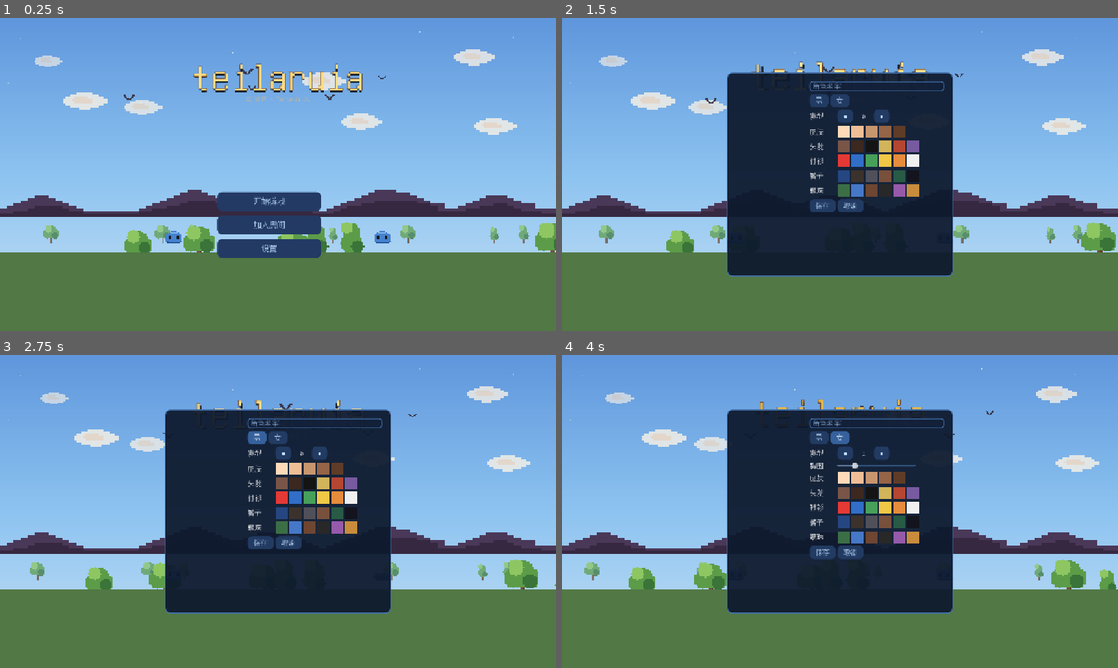
Above: before the commit, frames 1-4 (two rows, left to right).
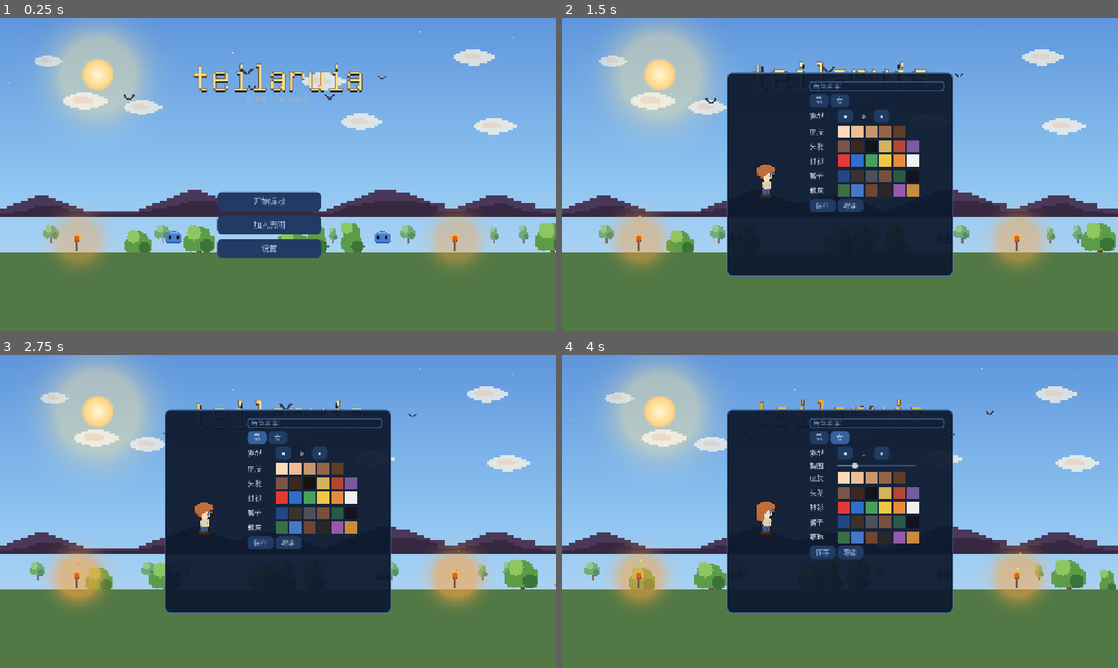
Above: after the commit, the same moments.

Repository: Nornttyy/tielaruia
Game: Godot game, scene res://scenes/main.tscn
Same seed, same stepped clock (60 frames per second), same inputs: the game is played once before the commit and once after it.
Inputs (mouse positions are in pixels of both pictures, inside the frame that each line leads up to):
- Up to frame 1 (0.25 s): no input
- Up to frame 2 (1.5 s): click "开始游戏" at 0.5 s; click "＋ 捏个新角色" at 1.25 s
- Up to frame 3 (2.75 s): click "男" at 2 s
- Up to frame 4 (4 s): tap Enter at 2.75 s; move the mouse to (962, 495) at 2.77 s; hold D (move_right) 2.78-3.5 s; tap E (interact) at 2.85 s; click (962, 495) at 2.92 s; tap Space (jump) at 3.02, 3.32 s; click "女" at 3.5 s

The runs differ from the first frame. In frame 1, 7.1% of the frame differs, in the area x 8-87%, y 1-80%; in frame 2, 8.2%; in frame 3, 8.9%, in the area x 7-88%, y 0-81%; in frame 4, 8.1%.
Error before the commit: Parse Error: Preload file "res://scripts/art/villager_art.gd" does not exist. (res://scripts/autoload/art_cache.gd:17)

Commit message:
refactor(npc): 移除村民 NPC 残留引用 — 修被并发删档留下的悬空 preload
村民文件 (villager_art/villager.gd/villager.tscn/villager_lines/test_villager)
已被前序合并删除, 但 world.gd 等仍引用 → preload 不存在的 villager.tscn = 坏 HEAD。
本次清理全部代码引用, 彻底拿掉村民 NPC:
- world.gd: VillagerScene/_spawn_villagers/village_villager_spawns/广播/读档分支
- art_cache: villager_frames; player_action: 走近聊天; save: 不再存村民
- art_preview/loading_screen/dialogue_box: 去村民预览/贴士/注释
村庄房子系统 (village_prefab + villager_offset 数据 + VillagePlacer 盖房) 保留 (休眠)。
存档兼容: restore_entities_from_save 只认 item_drop, 老档村民条目自动跳过。

Co-Authored-By: Claude Opus 4.8 (1M context) <noreply@anthropic.com>

Diff:
--- a/scripts/art_preview.gd
+++ b/scripts/art_preview.gd
@@ -114,18 +114,6 @@
 		add_child(anim)
 		_add_caption("史莱姆 " + slime_anims[i], anim.position + Vector2(0, 12 * SCALE + 4))
 
-	# 村民
-	var villager_x := slime_x + 2 * (16 * SCALE + 24) + 32
-	var v := AnimatedSprite2D.new()
-	v.sprite_frames = ArtCache.villager_frames
-	v.animation = "idle"
-	v.scale = Vector2(SCALE, SCALE)
-	v.centered = false
-	v.position = Vector2(villager_x, origin.y)
-	v.play("idle")
-	add_child(v)
-	_add_caption("村民 idle", v.position + Vector2(0, 24 * SCALE + 4))
-
 
 func _draw_doors(origin: Vector2) -> void:
 	var closed := Sprite2D.new()
--- a/scripts/autoload/art_cache.gd
+++ b/scripts/autoload/art_cache.gd
@@ -14,7 +14,6 @@
 const PlayerArt = preload("res://scripts/art/player_art.gd")
 const SlimeArt = preload("res://scripts/art/slime_art.gd")
 const ZombieArt = preload("res://scripts/art/zombie_art.gd")
-const VillagerArt = preload("res://scripts/art/villager_art.gd")
 const CowArt = preload("res://scripts/art/cow_art.gd")
 const SheepArt = preload("res://scripts/art/sheep_art.gd")
 const PigArt = preload("res://scripts/art/pig_art.gd")
@@ -42,7 +41,6 @@
 var slime_frames: SpriteFrames
 var slime_crown_tex: ImageTexture          # 史莱姆王专属王冠贴图 (贴在头顶)
 var zombie_frames: SpriteFrames
-var villager_frames: SpriteFrames
 var cow_frames: SpriteFrames
 var sheep_frames: SpriteFrames
 var pig_frames: SpriteFrames
@@ -343,7 +341,6 @@
 	slime_frames = SlimeArt.build_sprite_frames()
 	slime_crown_tex = SlimeArt.build_crown_texture()   # 史莱姆王头顶王冠 (单独贴图)
 	zombie_frames = ZombieArt.build_sprite_frames()
-	villager_frames = VillagerArt.build_sprite_frames()
 	cow_frames = CowArt.build_sprite_frames()
 	sheep_frames = SheepArt.build_sprite_frames()
 	pig_frames = PigArt.build_sprite_frames()
--- a/scripts/player/player_action.gd
+++ b/scripts/player/player_action.gd
@@ -2,7 +2,6 @@
 extends Node2D
 
 const ItemDropScene = preload("res://scenes/items/item_drop.tscn")
-const VillagerLines = preload("res://scripts/npc/villager_lines.gd")
 const TILE_SIZE := 12
 const REACH_TILES := 4
 const INVALID_TILE := Vector2i(-1, -1)
@@ -288,13 +287,6 @@
 
 
 func _try_open_workbench_or_close() -> void:
-	# 优先级 1: 附近村民 → 对话
-	var villager = _find_villager_nearby()
-	if villager != null:
-		var db = get_tree().get_first_node_in_group("dialogue_box")
-		if db != null and db.has_method("open"):
-			db.open(VillagerLines.random_line())
-		return
 	# 优先级 2: 鼠标对准 chest tile → 开 chest (E 跟右键同款 — 用户要求)
 	var aim_tile: Vector2i = aim_tile_coord()
 	if in_reach(aim_tile):
@@ -330,17 +322,6 @@
 		cp.open(3)
 	else:
 		cp.open(2)
-
-
-func _find_villager_nearby() -> Node2D:
-	var parent: Node2D = get_parent() as Node2D
-	if parent == null:
-		return null
-	var player_pos: Vector2 = parent.global_position
-	for v in get_tree().get_nodes_in_group("villagers"):
-		if v is Node2D and v.global_position.distance_to(player_pos) <= 2.0 * TILE_SIZE:
-			return v
-	return null
 
 
 func _has_workbench_nearby() -> bool:
--- a/scripts/save/save_data.gd
+++ b/scripts/save/save_data.gd
@@ -60,7 +60,7 @@
 @export var wall_deltas: Dictionary = {}
 # 水下植物: 被水盖住的植物 (退水复原)。结构同 wall_deltas。旧档无此字段 → 默认空, 兼容。
 @export var submerged_plants: Dictionary = {}
-# 实体快照: [{"type": "slime"|"villager"|"item_drop", "position": Vector2, ...}]
+# 实体快照: [{"type": "slime"|"item_drop", "position": Vector2, ...}]
 @export var entities: Array = []
 # 箱子内容: "x,y" (tile world coord) → Array<24>{item_id, count} or null
 @export var chest_contents: Dictionary = {}
--- a/scripts/save/save_manager.gd
+++ b/scripts/save/save_manager.gd
@@ -368,7 +368,7 @@
 		cm._submerged[cx] = inner
 
 
-# 收集 slime/villager/item_drop 位置 + 状态.
+# 收集 slime/item_drop 位置 + 状态.
 func _serialize_entities() -> Array:
 	var out: Array = []
 	for s in get_tree().get_nodes_in_group("slimes"):
@@ -376,8 +376,6 @@
 		if s.is_in_group("boss"):
 			continue
 		out.append({"type": "slime", "pos": s.global_position})
-	for v in get_tree().get_nodes_in_group("villagers"):
-		out.append({"type": "villager", "pos": v.global_position})
 	for d in get_tree().get_nodes_in_group("item_drops"):
 		out.append({
 			"type": "item_drop",
--- a/scripts/ui/dialogue_box.gd
+++ b/scripts/ui/dialogue_box.gd
@@ -1,4 +1,4 @@
-# 村民对话框: open(line) 显示, ESC 关闭. CanvasLayer 默认隐藏.
+# 通用对话框: open(line) 显示, ESC 关闭. CanvasLayer 默认隐藏. (村民 NPC 已移除, 暂无调用方)
 # ESC 通过 _unhandled_input 处理, 消耗事件 (在 PauseMenu 之前一级).
 extends CanvasLayer
 
--- a/scripts/ui/loading_screen.gd
+++ b/scripts/ui/loading_screen.gd
@@ -19,7 +19,7 @@
 	"小贴士: 按 空格 跳跃",
 	"小贴士: 按住 鼠标左键 挖方块",
 	"小贴士: 鼠标右键 (或 F) 放方块 / 吃食物",
-	"小贴士: 按 E 和村民聊天",
+	"小贴士: 走近箱子按 E 打开",
 	"小贴士: 按 数字 1-9 切换热键栏",
 	"小贴士: 走到工作台前点一下打开合成",
 	"小贴士: 砍树就能拿到木头",
--- a/scripts/world/village_placer.gd
+++ b/scripts/world/village_placer.gd
@@ -6,7 +6,7 @@
 const VillagePrefab = preload("res://scripts/world/village_prefab.gd")
 
 
-# 在 anchor 处盖章。返回需要 spawn 村民的世界坐标列表。
+# 在 anchor 处盖章 (只盖房子结构; 村民 NPC 已移除)。
 # 流程: (1) 清出 spawn → 所有屋顶上方一行的整片矩形 (擦树/草, 留出走路 + 头顶空间)
 #       (2) 按每间屋的 grid 盖墙/门。
 static func place(
@@ -14,8 +14,7 @@
 		terrain_layer: TileMapLayer,
 		prefab: Dictionary,
 		anchor: Vector2i
-) -> Array:
-	var villager_spawns: Array = []
+) -> void:
 	# Pass 0: 清整片矩形 - 从 spawn 往右一直到最远屋, 高度从屋顶上方 1 行到 spawn 行
 	_clear_bounding_rect(chunk_manager, terrain_layer, prefab, anchor)
 	for house in prefab.houses:
@@ -44,10 +43,6 @@
 				if tid == Tiles.DOOR:
 					chunk_manager.set_tile(pos.x, pos.y - 1, Tiles.DOOR_MID)
 					chunk_manager.set_tile(pos.x, pos.y - 2, Tiles.DOOR_TOP)
-		if house.get("villager_offset", null) != null:
-			var off = house.villager_offset
-			villager_spawns.append(house_anchor + Vector2i(off[0], off[1]))
-	return villager_spawns
 
 
 # 算出所有屋子的 bounding box, 从 anchor (spawn 列) 起算, 清空内部 (扣掉树/草)。
--- a/scripts/world/world.gd
+++ b/scripts/world/world.gd
@@ -27,7 +27,6 @@
 const MummyScene = preload("res://scenes/entities/mummy.tscn")
 const KingSlimeScene = preload("res://scenes/entities/king_slime.tscn")
 const SkeletonKingScene = preload("res://scenes/entities/skeleton_king.tscn")
-const VillagerScene = preload("res://scenes/entities/villager.tscn")
 const CowScene = preload("res://scenes/entities/cow.tscn")
 const SheepScene = preload("res://scenes/entities/sheep.tscn")
 const PigScene = preload("res://scenes/entities/pig.tscn")
@@ -92,7 +91,6 @@
 var _mp_entity_sync_timer: float = 0.0  # host 广播实体位置计时 (Phase E)
 const _MP_ENTITY_SYNC_INTERVAL := 0.2
 var weather: Node
-var village_villager_spawns: Array = []
 var _active_king_slime: Node = null  # 当前存活的史莱姆王 Boss (一次只准一个)
 var _active_skeleton_king: Node = null  # 当前存活的骷髅王 Boss (一次只准一个)
 var _slime_spawn_timer: float = 3.0  # 启动后 3s 开始刷
@@ -422,7 +420,7 @@
 
 # 按 entity_id_for 在本地真实实体里找 (host 用; 跟广播的 id 算法一致)
 func _find_local_entity_by_id(ent_id: int) -> Node:
-	for grp in ["slimes", "animals", "villagers"]:
+	for grp in ["slimes", "animals"]:
 		for e in get_tree().get_nodes_in_group(grp):
 			if e is Node2D and NetworkManager.entity_id_for(e) == ent_id:
 				return e
@@ -496,7 +494,6 @@
 		"pig": scene = PigScene
 		"penguin": scene = PenguinScene
 		"frog": scene = FrogScene
-		"villager": scene = VillagerScene
 		_: return null
 	if scene == null:
 		return null
@@ -622,20 +619,8 @@
 	var prefab = VillagePrefab.load_default()
 	if prefab.is_empty():
 		return
-	village_villager_spawns = VillagePlacer.place(
-		chunk_manager, terrain_layer, prefab, spawn_point
-	)
-	_spawn_villagers()
-
-
-func _spawn_villagers() -> void:
-	for tile_pos in village_villager_spawns:
-		var v = VillagerScene.instantiate()
-		v.global_position = Vector2(
-			tile_pos.x * TILE_SIZE + TILE_SIZE / 2.0,
-			tile_pos.y * TILE_SIZE + TILE_SIZE
-		)
-		entities_root.add_child(v)
+	# 只盖房子结构 (村民 NPC 已移除)
+	VillagePlacer.place(chunk_manager, terrain_layer, prefab, spawn_point)
 
 
 func _process(delta: float) -> void:
@@ -684,10 +669,10 @@
 
 
 func _mp_broadcast_entities() -> void:
-	# 怪物 / 动物 / 村民
+	# 怪物 / 动物
 	# 注: 僵尸同时在 "slimes" 和 "zombies" 组, "slimes" 分支已按 scene_path 认出僵尸,
 	# 故这里不再单列 "zombies", 否则每个僵尸每 tick 被广播两遍 (双倍带宽).
-	for grp in ["slimes", "animals", "villagers"]:
+	for grp in ["slimes", "animals"]:
 		for ent in get_tree().get_nodes_in_group(grp):
 			if not (ent is Node2D):
 				continue
@@ -724,7 +709,6 @@
 					else:
 						kind = "slime"
 				"zombies": kind = "zombie"
-				"villagers": kind = "villager"
 				"animals":
 					var scene_path: String = n2d.scene_file_path if n2d.scene_file_path != null else ""
 					if "cow" in scene_path:
@@ -1059,7 +1043,6 @@
 			wall_layer.set_cell(Vector2i(world_x, y), -1)
 		SkyLightGrid.invalidate_column(world_x)
 	# 清该 chunk 像素范围内所有"短命"实体: 怪物 (slime/zombie) + 动物 (cow/sheep/pig) + 掉落物
-	# 注意: villager 用专门 group, 由村庄系统管, 这里不清
 	for group in ["slimes", "zombies", "animals", "item_drops"]:
 		for ent in get_tree().get_nodes_in_group(group):
 			# Boss 在 "slimes" 组里, 但有自己的远离消失逻辑 — chunk 卸载别误删 (否则用钩爪/传送拉开距离让王那列卸载, 王凭空消失+血条空挂)
--- a/tests/unit/test_dialogue_box.gd
+++ b/tests/unit/test_dialogue_box.gd
@@ -1,22 +1,12 @@
 extends GutTest
 
 const DialogueBoxScene = preload("res://scenes/ui/dialogue_box.tscn")
-const VillagerLines = preload("res://scripts/npc/villager_lines.gd")
 
 
 func _make() -> CanvasLayer:
 	var db = DialogueBoxScene.instantiate()
 	add_child_autofree(db)
 	return db
-
-
-func test_lines_pool_has_10_entries():
-	assert_eq(VillagerLines.LINES.size(), 10, "spec 要求 10 句")
-
-
-func test_random_line_returns_one_of_pool():
-	var line = VillagerLines.random_line()
-	assert_true(line in VillagerLines.LINES)
 
 
 func test_initially_hidden():
--- a/tests/unit/test_village_placer.gd
+++ b/tests/unit/test_village_placer.gd
@@ -72,13 +72,6 @@
 	assert_eq(cm.get_tile(wx, wy), Tiles.AIR, "室内 '.' 位置应被清成空气")
 
 
-func test_place_returns_villager_spawn():
-	var cm = _make_chunk_manager()
-	var prefab = VillagePrefab.load_default()
-	var spawns = VillagePlacer.place(cm, null, prefab, ANCHOR)
-	assert_gt(spawns.size(), 0, "至少 1 个村民 spawn")
-
-
 # 第一间屋的门确实放在 grid 里 "D" 字符对应的世界坐标
 func test_first_house_door_at_grid_position():
 	var cm = _make_chunk_manager()
